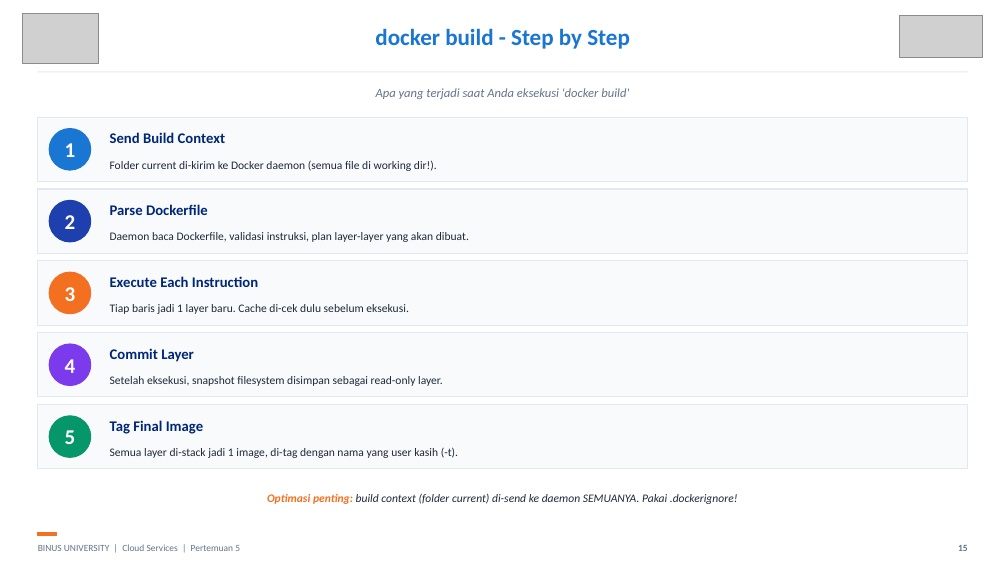
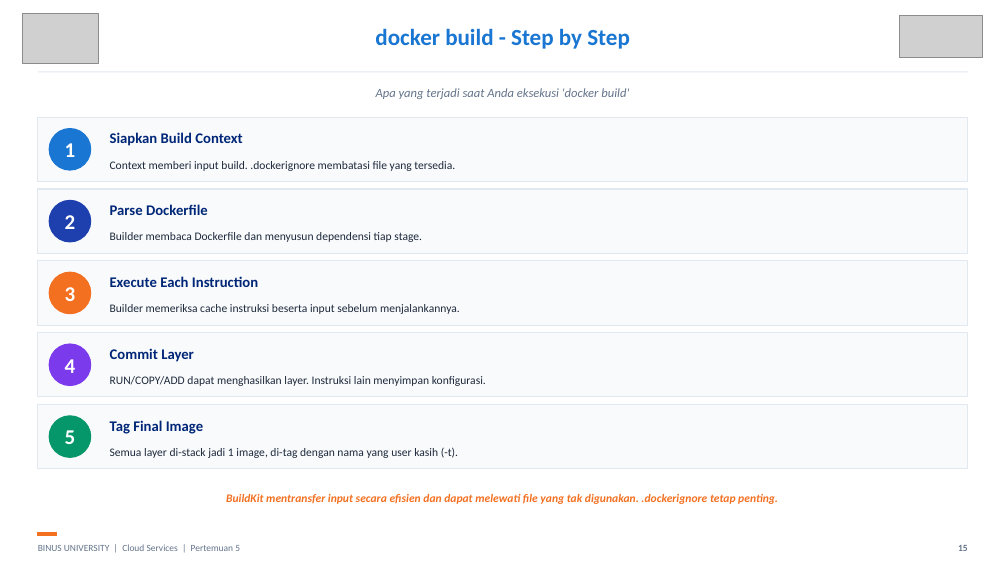
Before and after one commit to SeedFlora/meet5CloudService, a slide deck: slide 15 of slides/Teori_Pertemuan_05.pptx. Drawn at 1008x567 pixels with LibreOffice and Linux fonts; fonts in the diff are those of the drawing; grey boxes stand for pictures. Boxes give left, top, right and bottom in pixels: in the first picture for what was removed or moved away, otherwise in the second. Text is boxed around its words. In the diff, an @@ line names an element or a change of style, - is before the commit and + after.

Commit message:
Verify week 5 Docker theory against RPS and add tested Node examples

```diff
--- a/slides/Teori_Pertemuan_05.pptx
+++ b/slides/Teori_Pertemuan_05.pptx
@@ text at box(110, 132, 242, 146): text changed @@
-Send Build Context
+Siapkan Build Context
@@ text at box(110, 161, 455, 171): text changed @@
-Folder current di-kirim ke Docker daemon (semua file di working dir!).
+Context memberi input build. .dockerignore membatasi file yang tersedia.
@@ text at box(110, 232, 422, 242): text changed @@
-Daemon baca Dockerfile, validasi instruksi, plan layer-layer yang akan dibuat.
+Builder membaca Dockerfile dan menyusun dependensi tiap stage.
@@ text at box(110, 304, 460, 314): text changed @@
-Tiap baris jadi 1 layer baru. Cache di-cek dulu sebelum eksekusi.
+Builder memeriksa cache instruksi beserta input sebelum menjalankannya.
@@ text at box(110, 376, 486, 386): text changed @@
-Setelah eksekusi, snapshot filesystem disimpan sebagai read-only layer.
+RUN/COPY/ADD dapat menghasilkan layer. Instruksi lain menyimpan konfigurasi.
@@ text at box(226, 494, 778, 504): text changed; text colour #1E293B to #F37021; bold on @@
-Optimasi penting: build context (folder current) di-send ke daemon SEMUANYA. Pakai .dockerignore!
+BuildKit mentransfer input secara efisien dan dapat melewati file yang tak digunakan. .dockerignore tetap penting.
```
Also in this commit, not shown: 24 other slides changed, 4 slides added, 1 slide removed, 10 other files.
